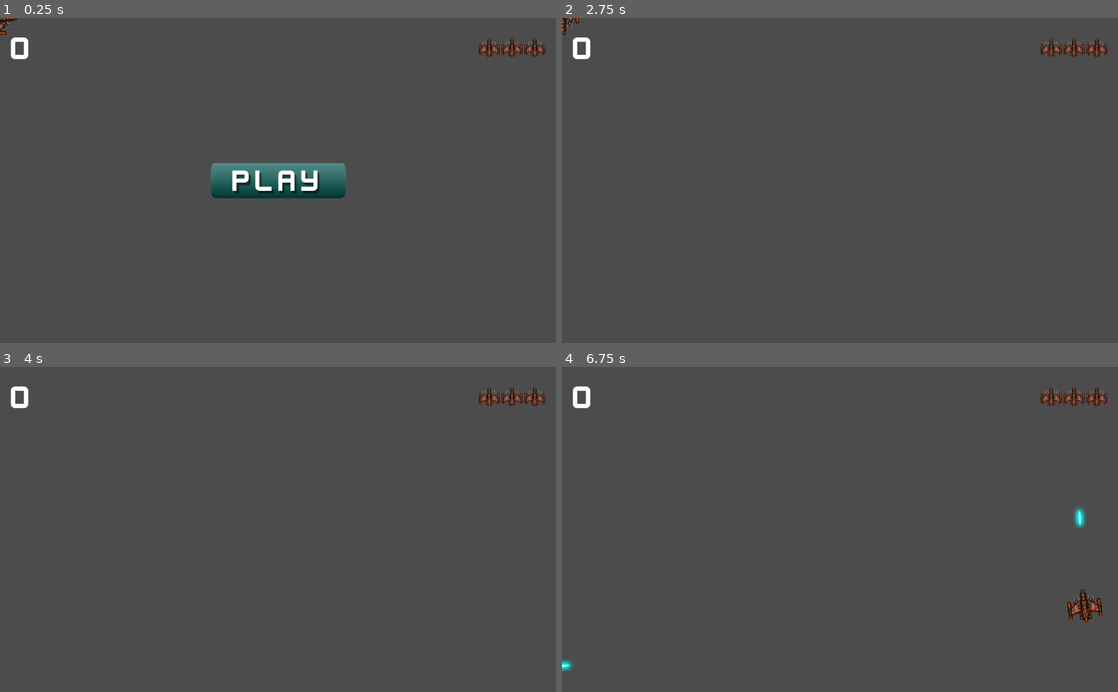
Above: before the commit, frames 1-4 (two rows, left to right).
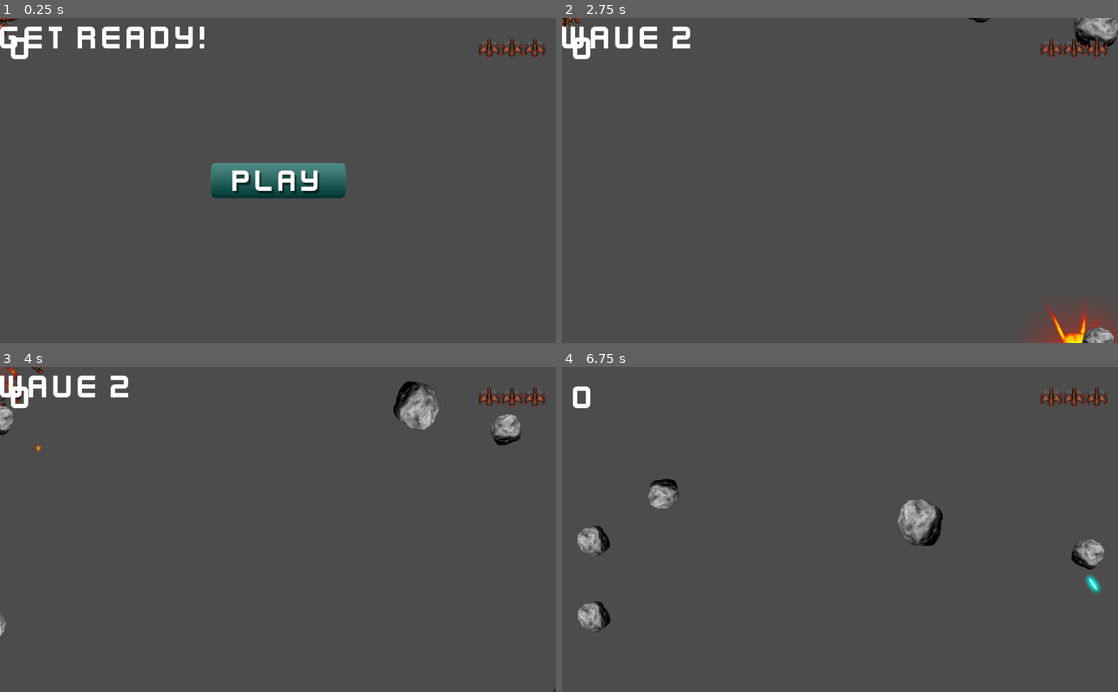
Above: after the commit, the same moments.

Repository: arch13b4ld/godot-game-engine-projects
Game: Godot game, scene res://data/Main.tscn
Same seed, same stepped clock (60 frames per second), same inputs: the game is played once before the commit and once after it.
Inputs (mouse positions are in pixels of both pictures, inside the frame that each line leads up to):
- Up to frame 1 (0.25 s): no input
- Up to frame 2 (2.75 s): click (840, 180) at 0.5 s; tap Enter at 1.25 s; hold Right (rotate_right) 1.28-2.03 s; hold Space (shoot) 1.28-2.03 s; hold Left (rotate_left) from 2.03 s (still down); tap Space (shoot) at 2.1 s
- Up to frame 3 (4 s): release Left (rotate_left) at 2.78 s; hold Right (rotate_right) 2.78-3.53 s; hold Space (shoot) 2.78-3.53 s; hold W (thrust) from 3.53 s (still down); tap Space (shoot) at 3.6 s
- Up to frame 4 (6.75 s): release W (thrust) at 4.28 s; hold Space (shoot) 4.28-5.03 s; hold Left (rotate_left) 4.28-6.53 s; tap Space (shoot) at 5.1, 6.6 s; hold Space (shoot) 5.78-6.53 s; hold Right (rotate_right) from 6.53 s (still down)

The runs differ from the first frame. In frame 1, 1.1% of the frame differs, in the area x 0-37%, y 2-10%; in frame 2, 2.4%; in frame 3, 2.2%; in frame 4, 2.7%, in the area x 0-98%, y 34-94%.
Error before the commit: Invalid call. Nonexistent function 'start' in base 'RigidBody2D (Player.gd)'. (res://data/Main.gd:31)

Commit message:
Update Player scene

Diff:
--- a/04-space-rocks/data/Explosion.tscn
+++ b/04-space-rocks/data/Explosion.tscn
@@ -23,7 +23,6 @@
 texture = ExtResource( 1 )
 vframes = 8
 hframes = 8
-frame = 62
 
 [node name="AnimationPlayer" type="AnimationPlayer" parent="."]
 anims/explosion = SubResource( 1 )
--- a/04-space-rocks/data/player/Player.gd
+++ b/04-space-rocks/data/player/Player.gd
@@ -20,6 +20,9 @@
 var screensize = Vector2()
 var shootable = true
 var radius
+
+func start():
+	pass
 
 func shoot():
 	if state == State.INVULNERABLE:
